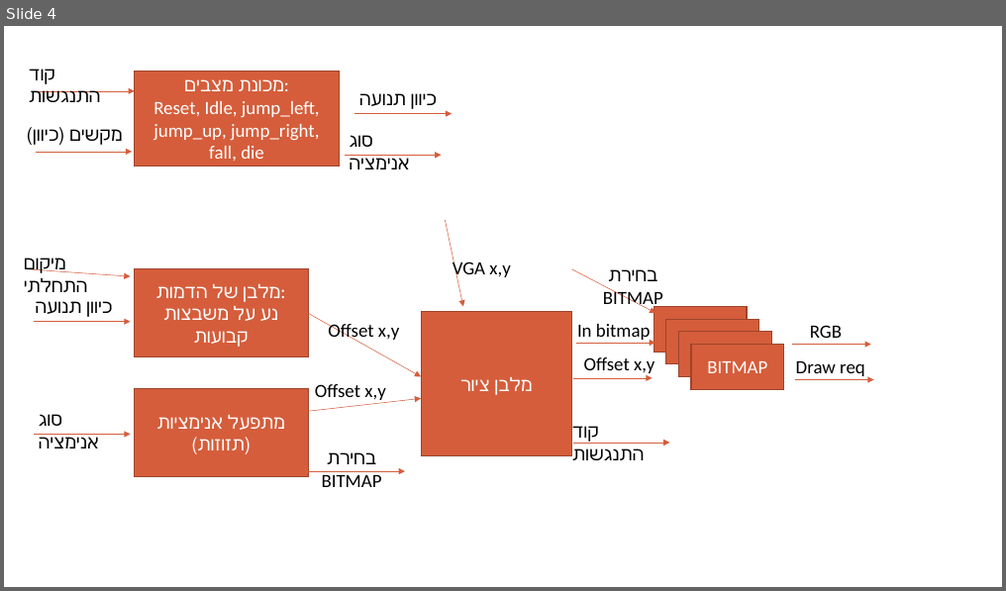
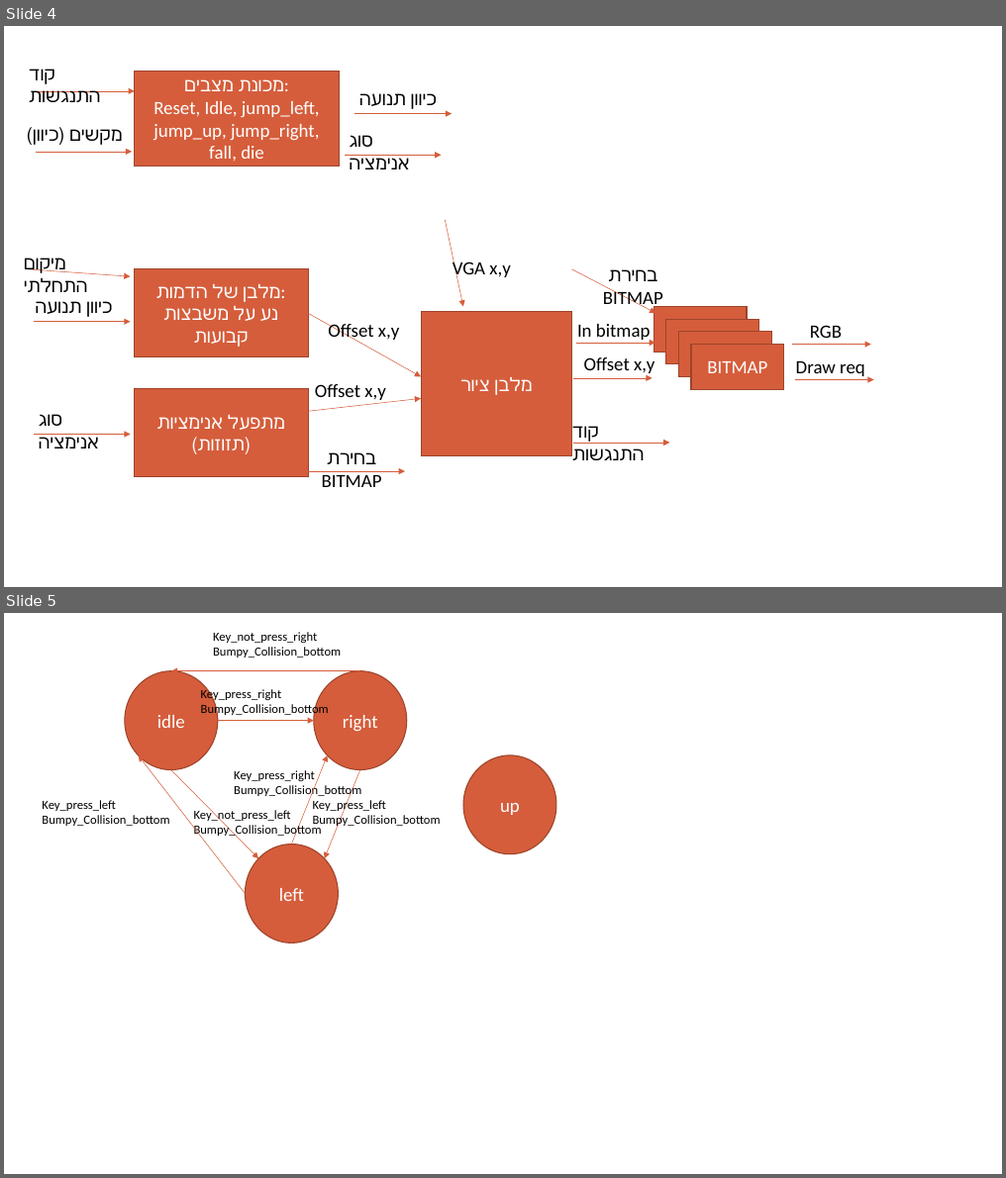
Before and after one commit to OmerHemo/Lab1_project, a slide deck: lab_project.pptx. Shown one above the other, each under a label of ours: slide 4 before the commit, slides 4 and 5 after it. The pictures are 1006x591 and 1006x1178 pixels, drawn with LibreOffice and Linux fonts; fonts in the diff are those of the drawing. Boxes give left, top, right and bottom in pixels: in the first picture for what was removed or moved away, otherwise in the second. Text is boxed around its words. In the diff, an @@ line names an element or a change of style, - is before the commit and + after.

```diff
--- a/lab_project.pptx
+++ b/lab_project.pptx
@@ slide 5 added at bbox=[4, 613, 1002, 1174], background #FFFFFF @@
@@ text added at bbox=[213, 632, 341, 658], 12 pt, text #000000 @@
+Key_not_press_right
+Bumpy_Collision_bottom
@@ ellipse added at bbox=[125, 671, 218, 770], fill #D55D3B, outline #9E452C 1 pt, 18 pt, text #FFFFFF @@
+idle
@@ arrow added from (360, 671) to (171, 671), #D55D3B 0.5 pt @@
@@ ellipse added at bbox=[314, 671, 407, 770], fill #D55D3B, outline #9E452C 1 pt, 18 pt, text #FFFFFF @@
+right
@@ text added at bbox=[201, 688, 329, 717], 12 pt, text #000000 @@
+Key_press_right
+Bumpy_Collision_bottom
@@ arrow added from (218, 721) to (314, 721), #D55D3B 0.5 pt @@
@@ arrow added from (245, 894) to (138, 756), #D55D3B 0.5 pt @@
@@ arrow added from (291, 845) to (328, 756), #D55D3B 0.5 pt @@
@@ ellipse added at bbox=[463, 756, 556, 854], fill #D55D3B, outline #9E452C 1 pt, 18 pt, text #FFFFFF @@
+up
@@ arrow added from (171, 770) to (258, 859), #D55D3B 0.5 pt @@
@@ text added at bbox=[234, 770, 361, 797], 12 pt, text #000000 @@
+Key_press_right
+Bumpy_Collision_bottom
@@ arrow added from (360, 770) to (325, 859), #D55D3B 0.5 pt @@
@@ text added at bbox=[42, 800, 169, 826], 12 pt, text #000000 @@
+Key_press_left
+Bumpy_Collision_bottom
@@ text added at bbox=[194, 808, 322, 838], 12 pt, text #000000 @@
+Key_not_press_left
+Bumpy_Collision_bottom
@@ text added at bbox=[313, 798, 441, 827], 12 pt, text #000000 @@
+Key_press_left
+Bumpy_Collision_bottom
@@ ellipse added at bbox=[245, 845, 338, 943], fill #D55D3B, outline #9E452C 1 pt, 18 pt, text #FFFFFF @@
+left
```
Also in this commit, not shown: 1 other slide added, 1 slide removed, 5 other files.
